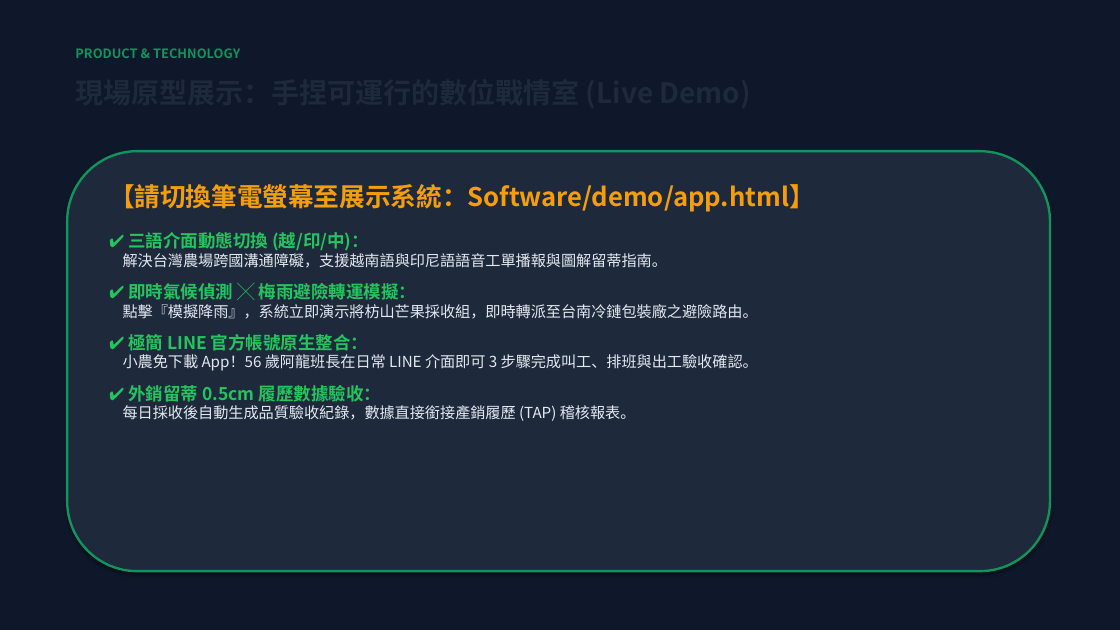
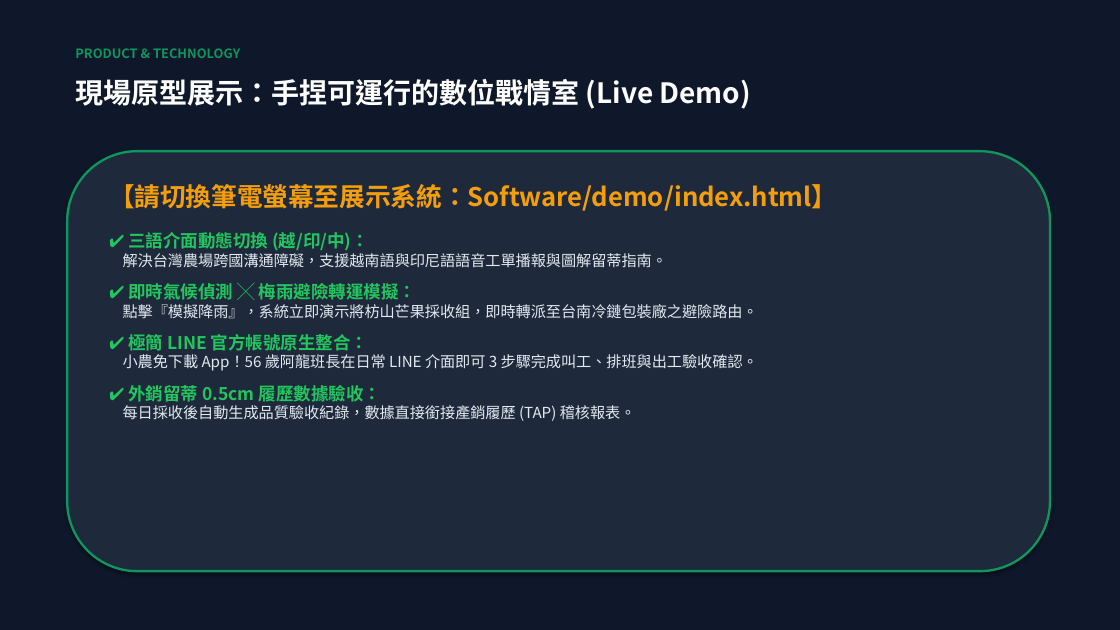
Before and after one commit to xx8888x/agridispatch, a slide deck: slide 4 of 06_簡報與路演Pitch/02_智農派工_Demo簡報_加速器Pitch.pptx. Drawn at 1120x630 pixels with LibreOffice and Linux fonts; fonts in the diff are those of the drawing. Boxes give left, top, right and bottom in pixels: in the first picture for what was removed or moved away, otherwise in the second. Text is boxed around its words. In the diff, an @@ line names an element or a change of style, - is before the commit and + after.

```diff
--- a/06_簡報與路演Pitch/02_智農派工_Demo簡報_加速器Pitch.pptx
+++ b/06_簡報與路演Pitch/02_智農派工_Demo簡報_加速器Pitch.pptx
@@ text added at (x1=75, y1=79, x2=751, y2=109), 24 pt, text #FFFFFF, bold @@
+現場原型展示：手捏可運行的數位戰情室 (Live Demo)
@@ text at (x1=109, y1=184, x2=837, y2=211): text changed @@
-【請切換筆電螢幕至展示系統：Software/demo/app.html】
+【請切換筆電螢幕至展示系統：Software/demo/index.html】
```
Also in this commit, not shown: 8 other slides changed, 3 other files.
